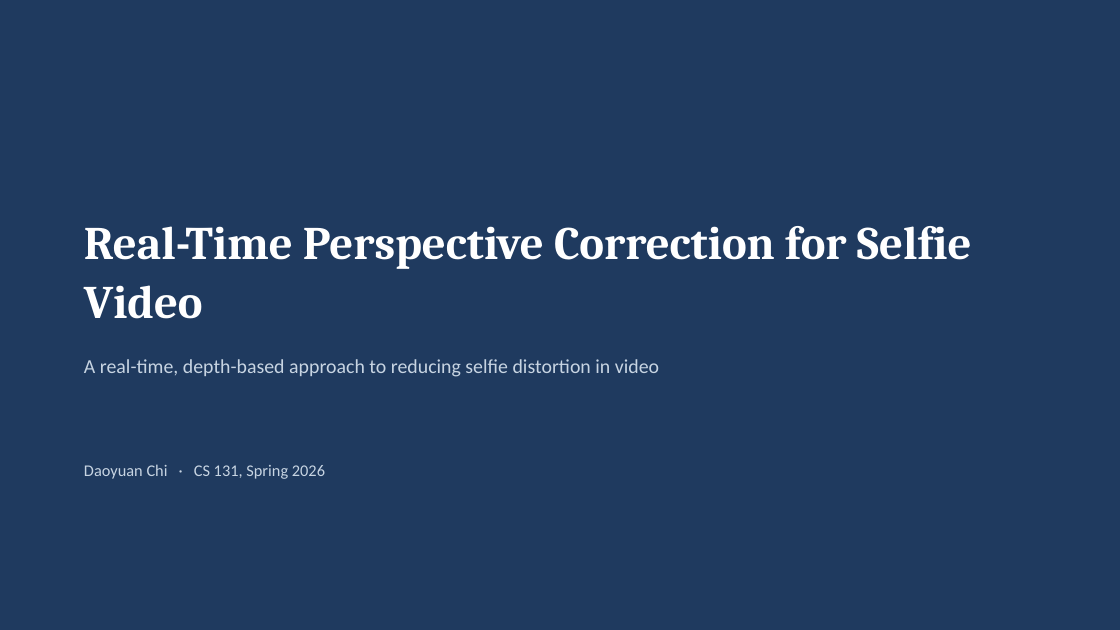
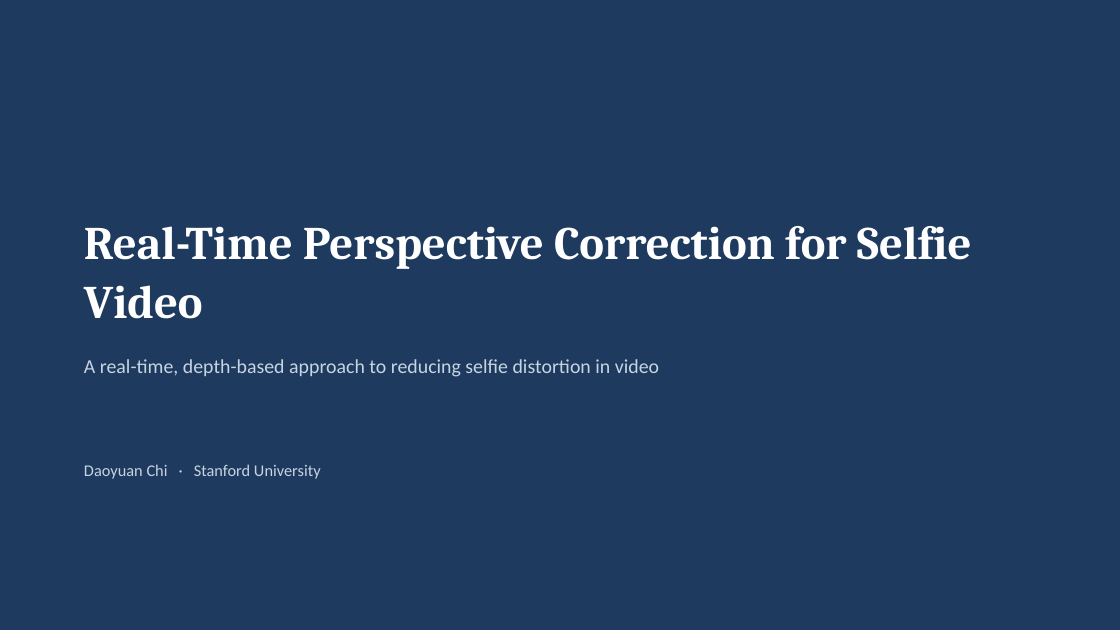
Before and after one commit to Danni281/selfie-perspective-correction, a slide deck: slide 1 of report/demo_slides.pptx. Drawn at 1120x630 pixels with LibreOffice and Linux fonts; fonts in the diff are those of the drawing. Boxes give left, top, right and bottom in pixels: in the first picture for what was removed or moved away, otherwise in the second. Text is boxed around its words. In the diff, an @@ line names an element or a change of style, - is before the commit and + after.

```diff
--- a/report/demo_slides.pptx
+++ b/report/demo_slides.pptx
@@ text at (84, 464, 321, 479): text changed @@
-Daoyuan Chi · CS 131, Spring 2026
+Daoyuan Chi · Stanford University
```
Also in this commit, not shown: 6 other slides changed, 1 other file.
